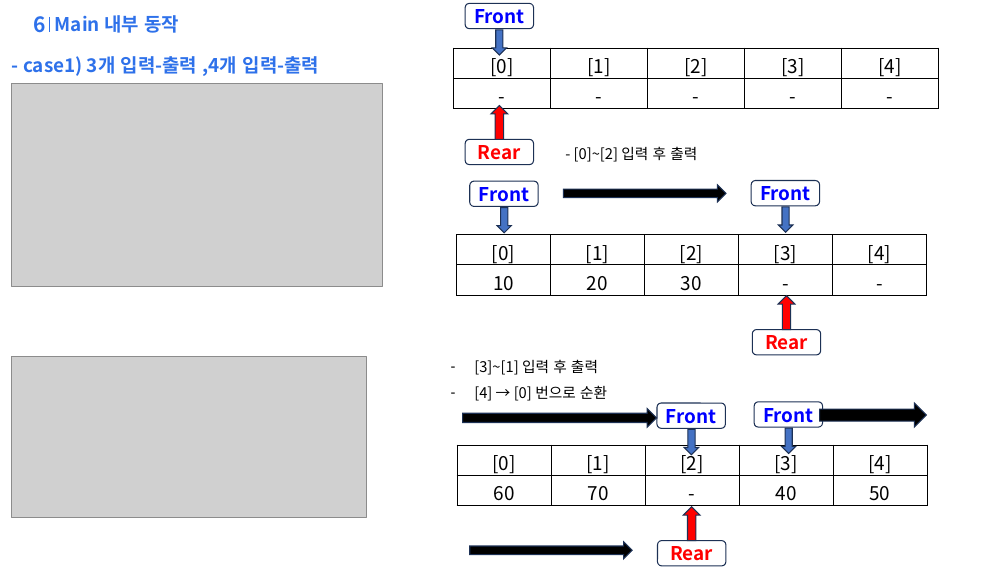
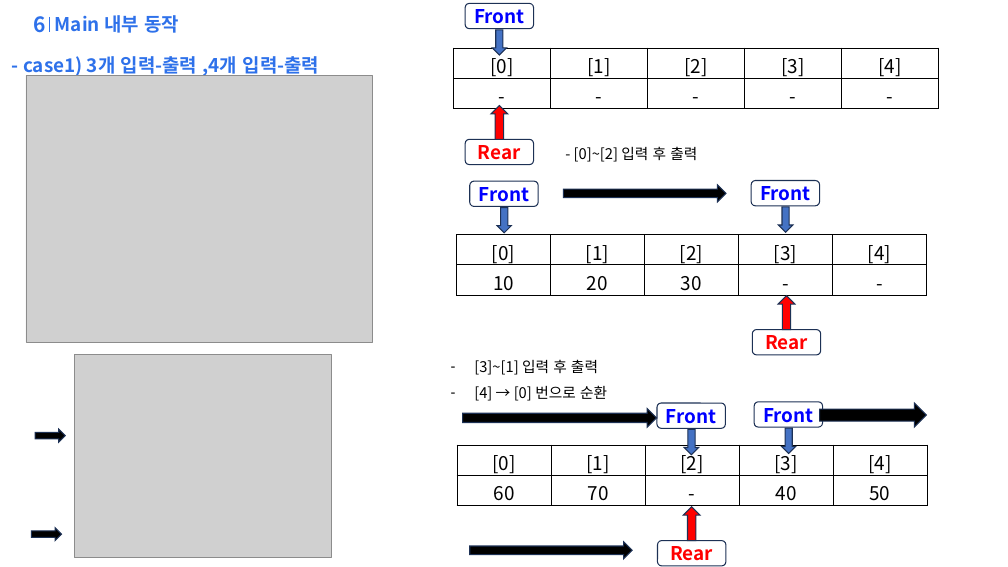
Before and after one commit to qfe051/L412_SelfTest_1_19, a slide deck: slide 10 of 21_c_study/example/ring_buf/ring_buffer.pptx. Drawn at 1008x567 pixels with LibreOffice and Linux fonts; fonts in the diff are those of the drawing; grey boxes stand for pictures; background and template pictures are left out. Boxes give left, top, right and bottom in pixels: in the first picture for what was removed or moved away, otherwise in the second. Text is boxed around its words. In the diff, an @@ line names an element or a change of style, - is before the commit and + after.

```diff
--- a/21_c_study/example/ring_buf/ring_buffer.pptx
+++ b/21_c_study/example/ring_buf/ring_buffer.pptx
@@ picture: place and size @@
-picture at [12,84,383,287]
+picture at [26,76,372,343]
@@ picture: place and size @@
-picture at [12,356,367,517]
+picture at [74,355,331,558]
@@ right arrow added at [35,430,65,442], fill #000000, outline #1E3256 1 pt @@
@@ right arrow added at [32,528,62,541], fill #000000, outline #1E3256 1 pt @@
```
Also in this commit, not shown: 6 other slides changed, 3 other files.
